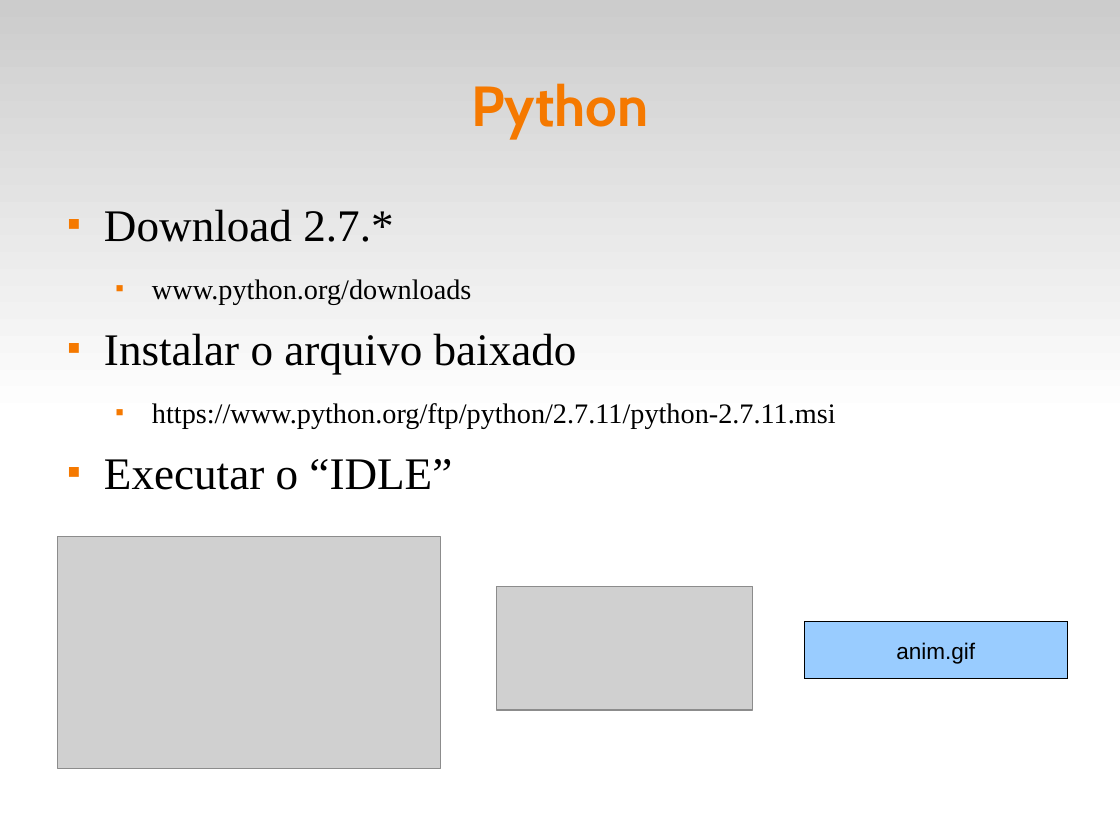
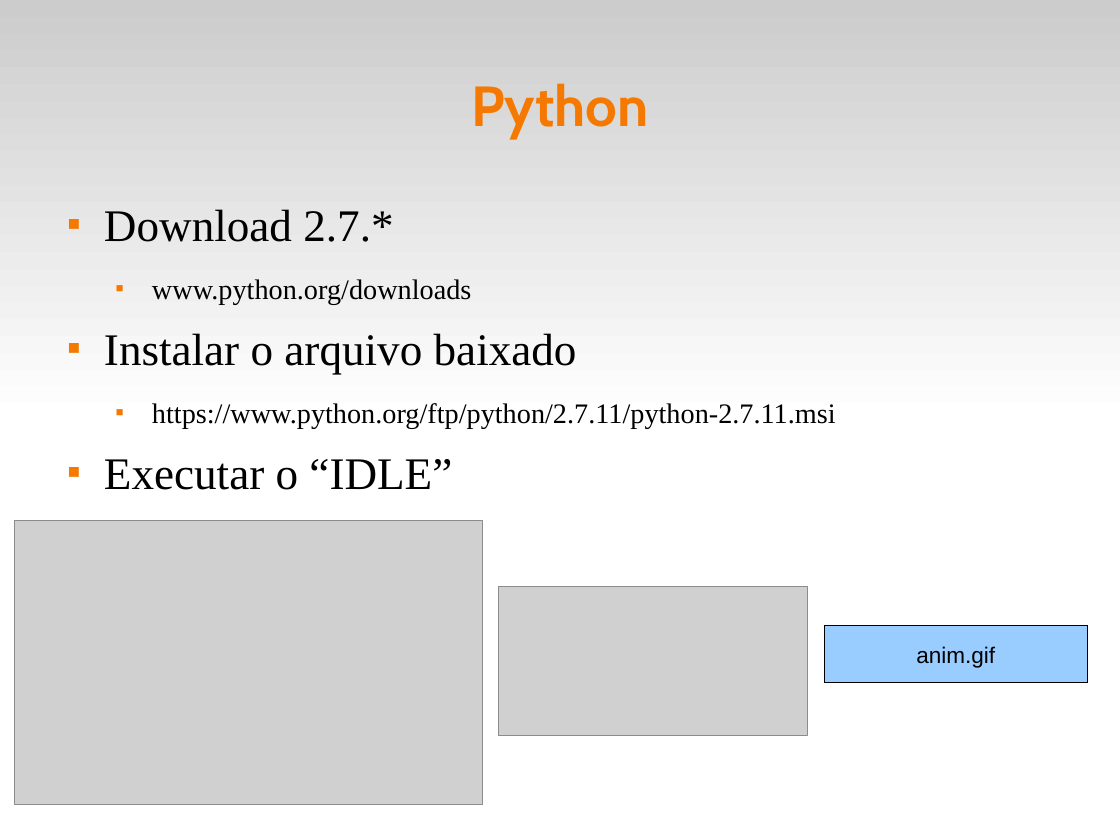
Before and after one commit to fsantanna-uerj/IPD, a slide deck: slide 15 of ipd.odp. Drawn at 1120x840 pixels with LibreOffice and Linux fonts; fonts in the diff are those of the drawing; grey boxes stand for pictures. Boxes give left, top, right and bottom in pixels: in the first picture for what was removed or moved away, otherwise in the second. Text is boxed around its words. In the diff, an @@ line names an element or a change of style, - is before the commit and + after.

```diff
--- a/ipd.odp
+++ b/ipd.odp
@@ picture: place and size @@
-picture at box(57, 537, 440, 768)
+picture at box(14, 520, 483, 804)
@@ picture: place and size @@
-picture at box(497, 586, 753, 710)
+picture at box(499, 586, 808, 736)
@@ rectangle "anim.gif": place and size @@
-rectangle "anim.gif" at box(804, 622, 1068, 679)
+rectangle "anim.gif" at box(824, 626, 1088, 683)
```
Also in this commit, not shown: 4 other slides changed, 1 other file.
